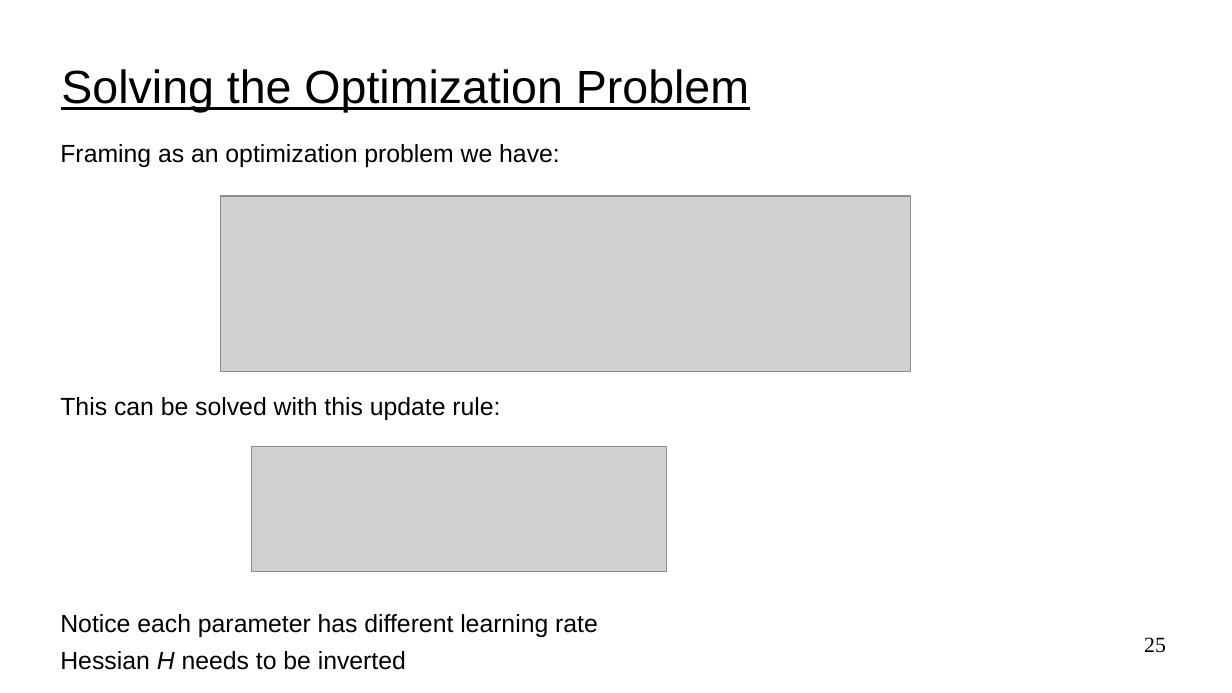
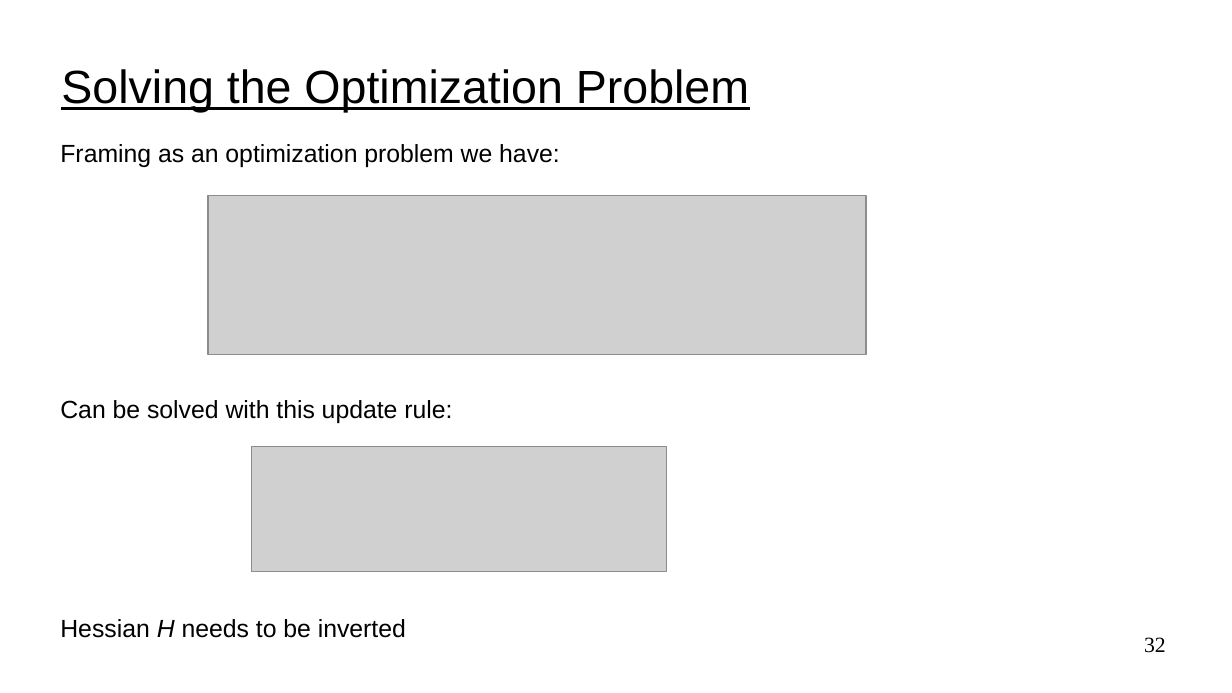
Before and after one commit to UVADS/reinforcement_learning, a slide deck: slide 32 of 08_policy_gradients_extensions/policy_gradients_extensions.ppt (slide 25 before the commit). Drawn at 1232x693 pixels with LibreOffice and Linux fonts; fonts in the diff are those of the drawing; grey boxes stand for pictures. Boxes give left, top, right and bottom in pixels: in the first picture for what was removed or moved away, otherwise in the second. Text is boxed around its words. In the diff, an @@ line names an element or a change of style, - is before the commit and + after.

```diff
--- a/08_policy_gradients_extensions/policy_gradients_extensions.ppt
+++ b/08_policy_gradients_extensions/policy_gradients_extensions.ppt
@@ picture: place and size @@
-picture at [221, 196, 911, 371]
+picture at [208, 196, 866, 354]
@@ text at [60, 400, 452, 423]: text changed @@
-This can be solved with this update rule:
-Notice each parameter has different learning rate
+Can be solved with this update rule:
@@ page number at [1144, 637, 1166, 653]: text changed @@
-25
+32
```
Also in this commit, not shown: 7 other slides changed, 7 slides added.
